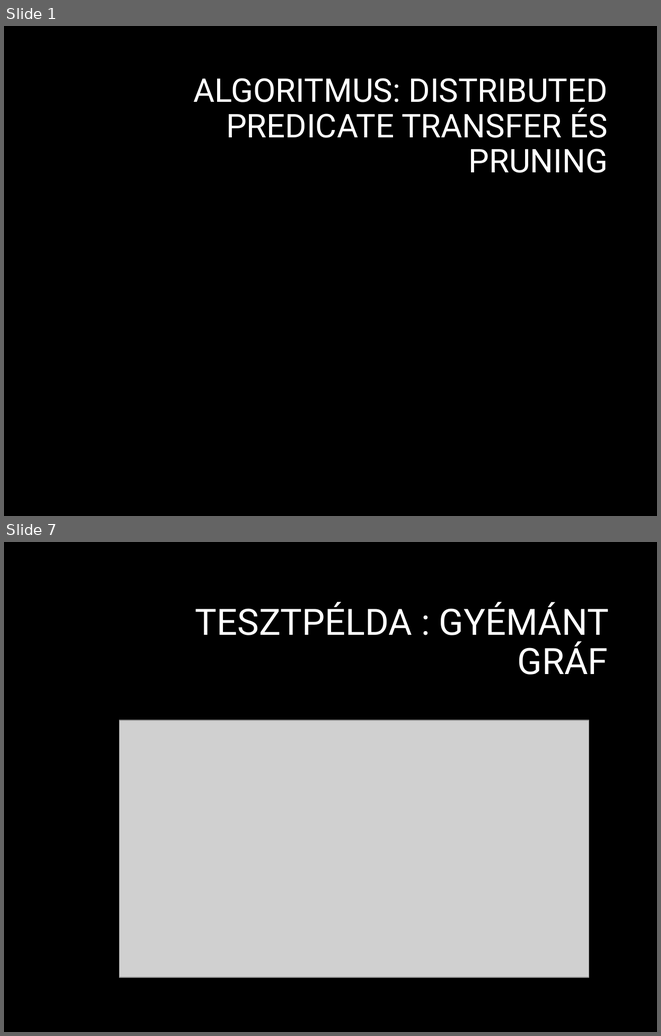
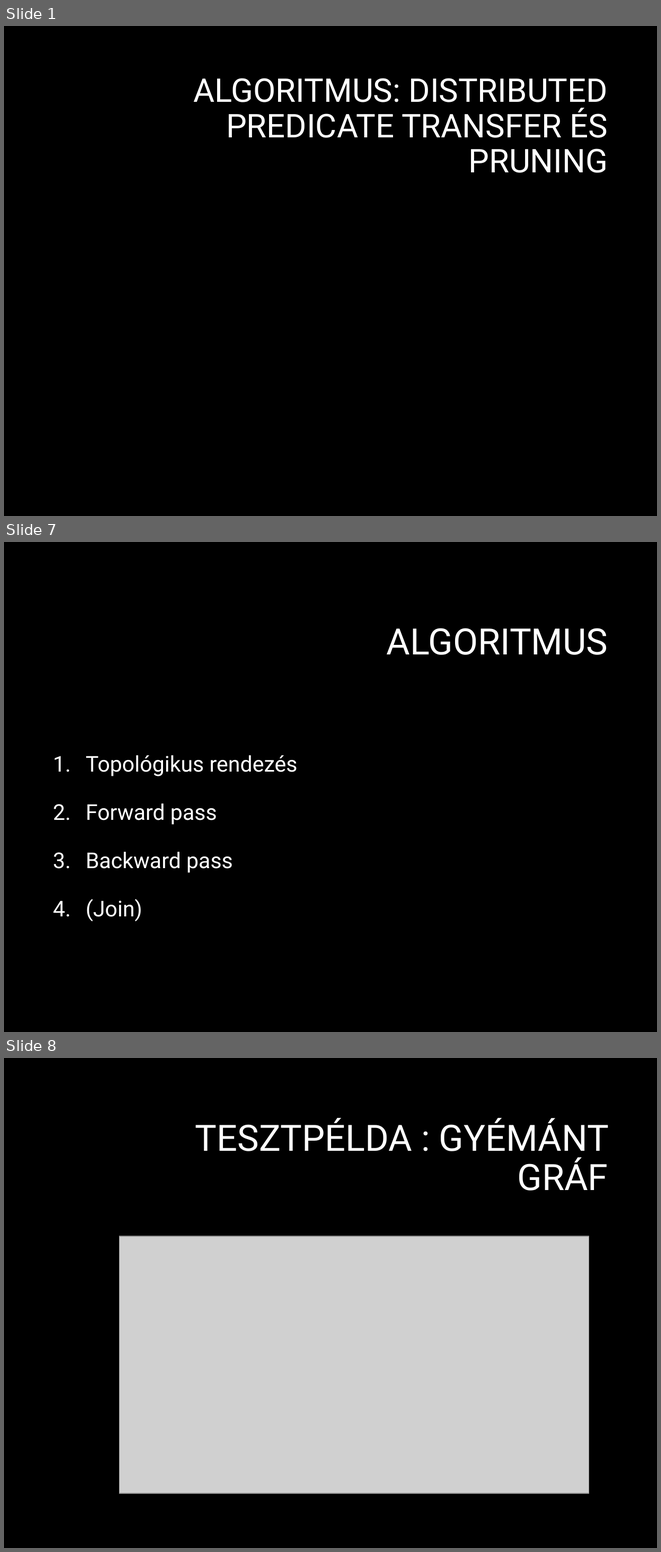
Before and after one commit to berekmeri/SPO8B4-dbelm, a slide deck: predicate_transfer_pruning_presentation.pptx. Shown one above the other, each under a label of ours: slides 1 and 7 before the commit, slides 1, 7 and 8 after it; the slides between them are not shown. The pictures are 661x1036 and 661x1552 pixels, drawn with LibreOffice and Linux fonts; fonts in the diff are those of the drawing; grey boxes stand for pictures; background and template pictures are left out. Boxes give left, top, right and bottom in pixels: in the first picture for what was removed or moved away, otherwise in the second. Text is boxed around its words. In the diff, an @@ line names an element or a change of style, - is before the commit and + after.

```diff
--- a/predicate_transfer_pruning_presentation.pptx
+++ b/predicate_transfer_pruning_presentation.pptx
@@ slide 7 added at <box>4,542,657,1032</box>, background #000000 @@
@@ title added at <box>387,628,608,655</box>, 40 pt, text #FFFFFF @@
+ALGORITMUS
@@ text added at <box>86,755,298,921</box>, 24 pt, text #FFFFFF @@
+1. Topológikus rendezés
+2. Forward pass
+3. Backward pass
+4. (Join)
@@ what was slide 7 is now slide 8 @@
```
Also in this commit, not shown: 5 slides changed.
